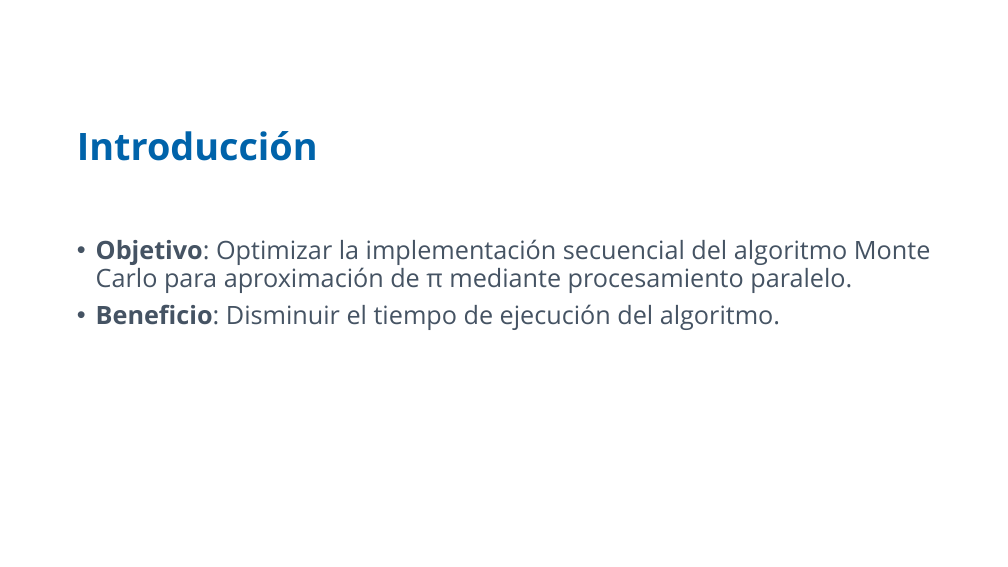
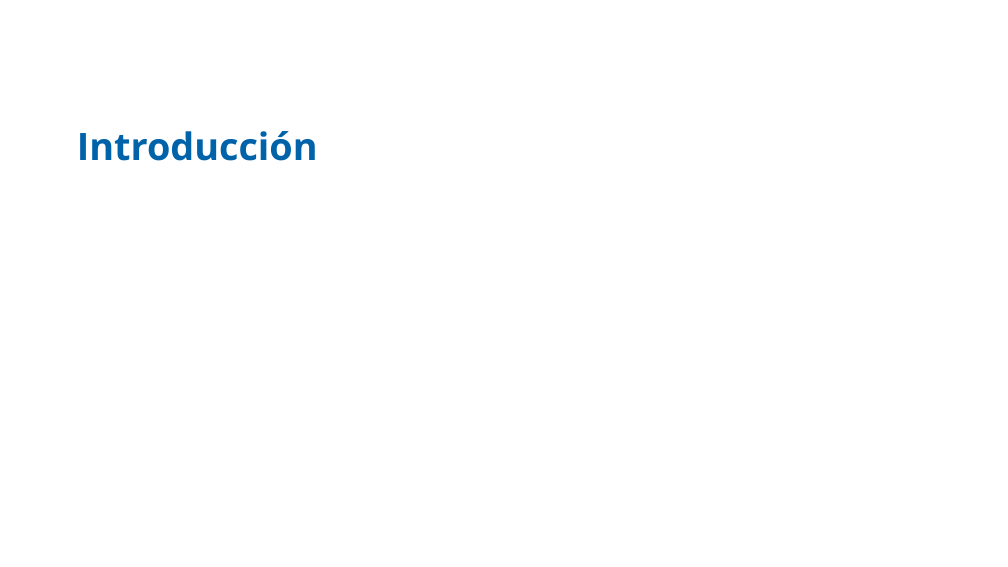
Before and after one commit to BGMP/MonteCarlo, a slide deck: slide 2 of docs/Presentación Final.pptx. Drawn at 1008x567 pixels with LibreOffice and Linux fonts; fonts in the diff are those of the drawing; background and template pictures are left out. Boxes give left, top, right and bottom in pixels: in the first picture for what was removed or moved away, otherwise in the second. Text is boxed around its words. In the diff, an @@ line names an element or a change of style, - is before the commit and + after.

```diff
--- a/docs/Presentación Final.pptx
+++ b/docs/Presentación Final.pptx
@@ text removed at [96,239,930,330] @@
-• Objetivo: Optimizar la implementación secuencial del algoritmo Monte Carlo para aproximación de π mediante procesamiento paralelo.
-• Beneficio: Disminuir el tiempo de ejecución del algoritmo.
```
Also in this commit, not shown: 1 other slide changed, 8 other files.
